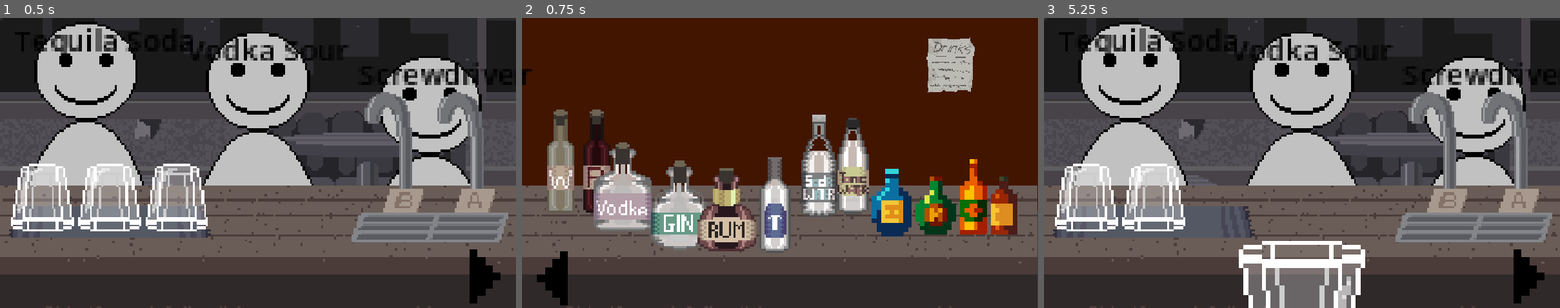
Above: before the commit, frames 1-3 (left to right).
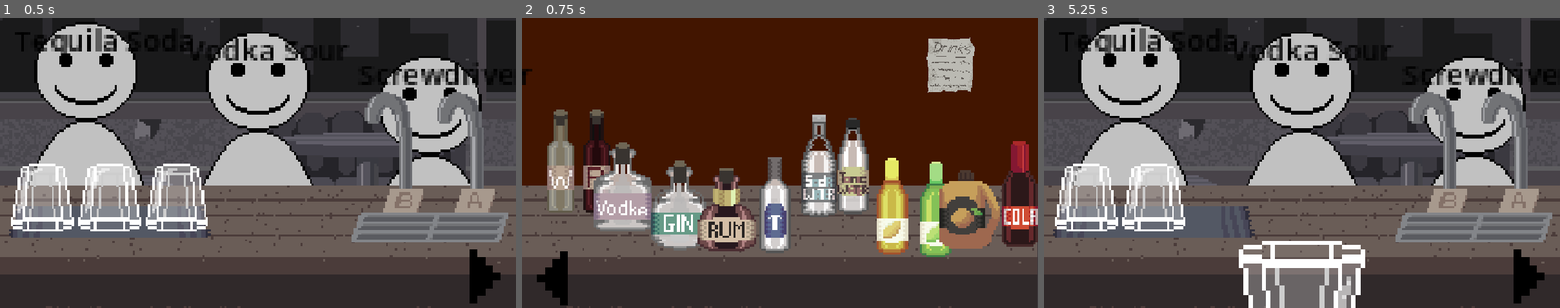
Above: after the commit, the same moments.

Repository: MJw0lf/ShiftGameJam
Game: Godot game, scene res://Scenes/test_scene.tscn
Two runs of this game, one before a commit and one after it. Both use one fixed random seed, a clock stepped at 60 frames per second and the inputs below.
Inputs (mouse positions are in pixels of both pictures, inside the frame that each line leads up to):
- Up to frame 1 (0.5 s): no input
- Up to frame 2 (0.75 s): click (1007, 276) at 0.5 s
- Up to frame 3 (5.25 s): click (1074, 279) at 1.25 s; click (1529, 276) at 2 s; click (1074, 279) at 2.75 s; click (1529, 276) at 3.5 s; click (1074, 279) at 4.25 s; tap Enter (ui_accept) at 5 s; move the mouse to (1152, 197) at 5.02 s; click (1152, 197) at 5.1 s

Frame 1 is identical in both runs. In frame 2, 7.8% of the frame differs, in the area x 67-100%, y 42-83%; in frame 3, nothing differs.

Commit message:
all the bottles updated

Diff:
--- a/Objects/Alcohol/cola.tscn
+++ b/Objects/Alcohol/cola.tscn
@@ -1,10 +1,10 @@
 [gd_scene format=3 uid="uid://dpi08wougng0e"]
 
-[ext_resource type="Texture2D" uid="uid://pfekhb4w7uec" path="res://Textures/Placeholder/Alcohol/Liquor Bottle 7.png" id="1_jbi30"]
+[ext_resource type="Texture2D" uid="uid://d2xvvd7f8np38" path="res://Textures/bottles/cola.png" id="1_jbi30"]
 [ext_resource type="Script" uid="uid://05y2kjasjnnx" path="res://Scripts/alcohol_controller.gd" id="2_op5am"]
 
 [sub_resource type="RectangleShape2D" id="RectangleShape2D_733rx"]
-size = Vector2(6.000001, 13.000002)
+size = Vector2(16.000002, 47.000008)
 
 [node name="Cola" type="Sprite2D" unique_id=976820995]
 texture = ExtResource("1_jbi30")
@@ -14,7 +14,7 @@
 [node name="Area2D" type="Area2D" parent="." unique_id=1570791893]
 
 [node name="CollisionShape2D" type="CollisionShape2D" parent="Area2D" unique_id=1224046382]
-position = Vector2(-1.4210855e-14, -5.9604645e-08)
+position = Vector2(2.3841858e-07, -0.5000019)
 scale = Vector2(0.9999998, 0.9999998)
 shape = SubResource("RectangleShape2D_733rx")
 
--- a/Objects/Alcohol/lemon_juice.tscn
+++ b/Objects/Alcohol/lemon_juice.tscn
@@ -1,10 +1,10 @@
 [gd_scene format=3 uid="uid://dfn4rmvwi8rny"]
 
-[ext_resource type="Texture2D" uid="uid://bspdemsdgin1d" path="res://Textures/Placeholder/Alcohol/Liquor Bottle 1.png" id="1_tfeka"]
+[ext_resource type="Texture2D" uid="uid://wfy0rgtoexkj" path="res://Textures/bottles/LemonJuice.png" id="1_tfeka"]
 [ext_resource type="Script" uid="uid://05y2kjasjnnx" path="res://Scripts/alcohol_controller.gd" id="2_mt2un"]
 
 [sub_resource type="RectangleShape2D" id="RectangleShape2D_xsw8f"]
-size = Vector2(9.000001, 15.000002)
+size = Vector2(14.000002, 43.000004)
 
 [node name="LemonJuice" type="Sprite2D" unique_id=976820995]
 texture = ExtResource("1_tfeka")
@@ -14,7 +14,7 @@
 [node name="Area2D" type="Area2D" parent="." unique_id=1570791893]
 
 [node name="CollisionShape2D" type="CollisionShape2D" parent="Area2D" unique_id=1224046382]
-position = Vector2(-5.9604645e-08, -5.9604645e-08)
+position = Vector2(2.3841858e-07, 1.5)
 scale = Vector2(0.9999998, 0.9999998)
 shape = SubResource("RectangleShape2D_xsw8f")
 
--- a/Objects/Alcohol/lime_juice.tscn
+++ b/Objects/Alcohol/lime_juice.tscn
@@ -1,10 +1,10 @@
 [gd_scene format=3 uid="uid://clj1n4h1h5jn3"]
 
-[ext_resource type="Texture2D" uid="uid://mfos8ot2its4" path="res://Textures/Placeholder/Alcohol/Liquor Bottle 4.png" id="1_7td6e"]
+[ext_resource type="Texture2D" uid="uid://be2pow87dajth" path="res://Textures/bottles/LimeJuice.png" id="1_7td6e"]
 [ext_resource type="Script" uid="uid://05y2kjasjnnx" path="res://Scripts/alcohol_controller.gd" id="2_iudgu"]
 
 [sub_resource type="RectangleShape2D" id="RectangleShape2D_dodwc"]
-size = Vector2(9.000002, 13.000001)
+size = Vector2(14.000002, 43.000004)
 
 [node name="LimeJuice" type="Sprite2D" unique_id=976820995]
 texture = ExtResource("1_7td6e")
@@ -14,7 +14,7 @@
 [node name="Area2D" type="Area2D" parent="." unique_id=1570791893]
 
 [node name="CollisionShape2D" type="CollisionShape2D" parent="Area2D" unique_id=1224046382]
-position = Vector2(6.3108872e-30, 2.9802322e-08)
+position = Vector2(0, 1.5000005)
 scale = Vector2(0.9999998, 0.9999998)
 shape = SubResource("RectangleShape2D_dodwc")
 
--- a/Objects/Alcohol/orange_juice.tscn
+++ b/Objects/Alcohol/orange_juice.tscn
@@ -1,10 +1,10 @@
 [gd_scene format=3 uid="uid://br5ue2001m7qj"]
 
-[ext_resource type="Texture2D" uid="uid://bioj8yg8gukj2" path="res://Textures/Placeholder/Alcohol/Liquor Bottle 13.png" id="1_f2i3h"]
+[ext_resource type="Texture2D" uid="uid://dnx0khpb266ro" path="res://Textures/bottles/OrangeJuice.png" id="1_f2i3h"]
 [ext_resource type="Script" uid="uid://05y2kjasjnnx" path="res://Scripts/alcohol_controller.gd" id="2_47pch"]
 
 [sub_resource type="RectangleShape2D" id="RectangleShape2D_db3my"]
-size = Vector2(6.000001, 17.000002)
+size = Vector2(27.000006, 35.000004)
 
 [node name="OrangeJuice" type="Sprite2D" unique_id=976820995]
 texture = ExtResource("1_f2i3h")
@@ -14,7 +14,7 @@
 [node name="Area2D" type="Area2D" parent="." unique_id=1570791893]
 
 [node name="CollisionShape2D" type="CollisionShape2D" parent="Area2D" unique_id=1224046382]
-position = Vector2(-1.4210855e-14, -5.9604645e-08)
+position = Vector2(-1.5, 5.4999995)
 scale = Vector2(0.9999998, 0.9999998)
 shape = SubResource("RectangleShape2D_db3my")
 
--- a/Scenes/test_scene.tscn
+++ b/Scenes/test_scene.tscn
@@ -91,23 +91,23 @@
 
 [node name="LemonJuice" parent="." unique_id=694937599 instance=ExtResource("15_i0miu")]
 position = Vector2(1978.0001, 413)
-scale = Vector2(10, 10)
+scale = Vector2(5, 5)
 
 [node name="LimeJuice" parent="." unique_id=825136650 instance=ExtResource("16_6bfml")]
 position = Vector2(2076, 420)
-scale = Vector2(10, 10)
+scale = Vector2(5, 5)
 
 [node name="OrangeJuice" parent="." unique_id=378351114 instance=ExtResource("17_0g4ye")]
 position = Vector2(2160.0002, 400)
-scale = Vector2(10, 10)
+scale = Vector2(5, 5)
 
 [node name="TonicWater" parent="." unique_id=17050293 instance=ExtResource("18_soh27")]
 position = Vector2(1891, 331.00003)
 scale = Vector2(5, 5)
 
 [node name="Cola" parent="." unique_id=1517502858 instance=ExtResource("19_6bfml")]
-position = Vector2(2228, 419.00003)
-scale = Vector2(10, 10)
+position = Vector2(2263.0002, 396)
+scale = Vector2(5, 5)
 
 [node name="DrinkMenu" parent="." unique_id=337659513 instance=ExtResource("20_0g4ye")]
 position = Vector2(2109, 103)
Binary file changed: Textures/bottles/LemonJuice.aseprite
Binary file added: Textures/bottles/LemonJuice.png
Not shown, added: Textures/bottles/LemonJuice.png.import
Binary file added: Textures/bottles/LimeJuice.aseprite
Binary file added: Textures/bottles/LimeJuice.png
Not shown, added: Textures/bottles/LimeJuice.png.import
Binary file added: Textures/bottles/OrangeJuice.aseprite
Binary file added: Textures/bottles/OrangeJuice.png
Not shown, added: Textures/bottles/OrangeJuice.png.import
Binary file added: Textures/bottles/cola.aseprite
Binary file added: Textures/bottles/cola.png
Not shown, added: Textures/bottles/cola.png.import
